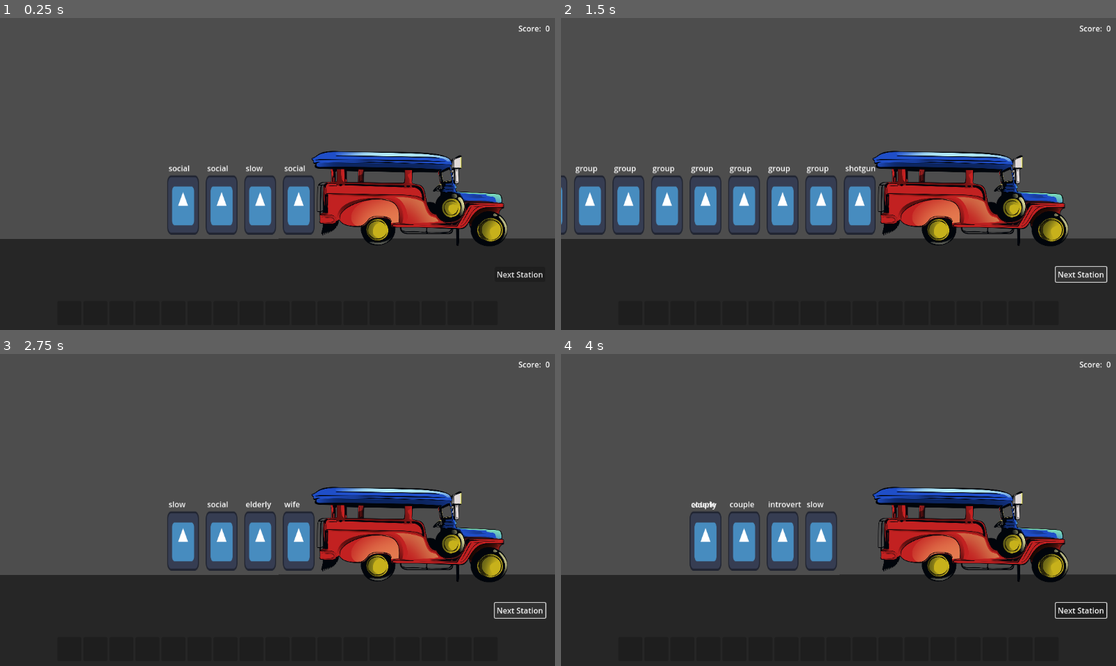
Above: before the commit, frames 1-4 (two rows, left to right).
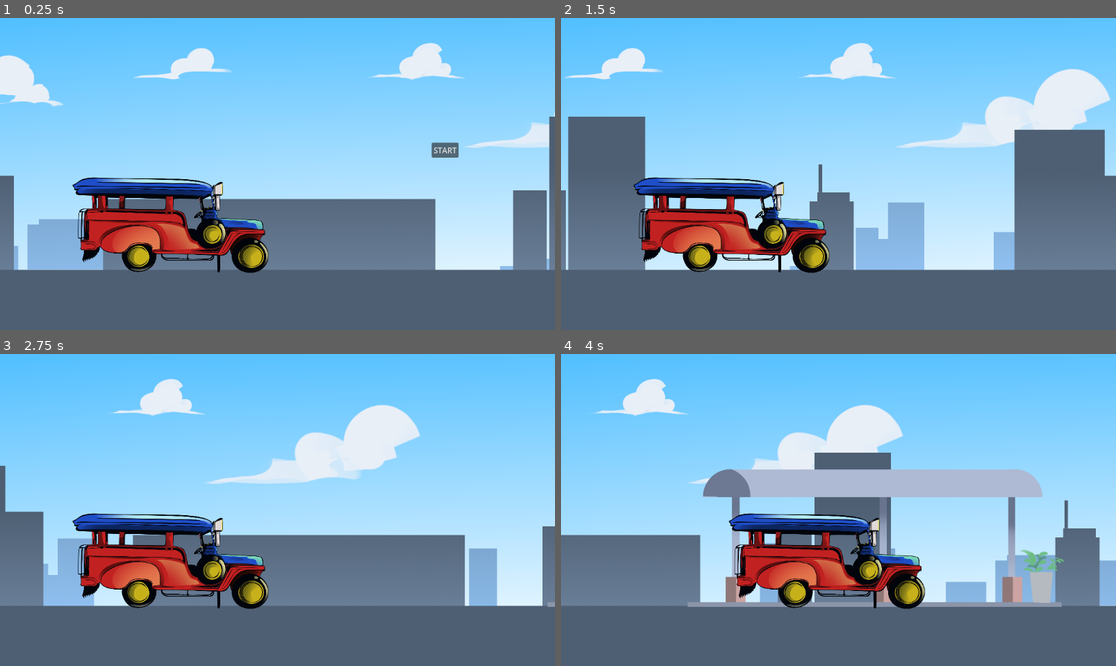
Above: after the commit, the same moments.

Repository: blink-blink/LDM-54
Game: Godot game, scene res://Game.tscn
Same seed, same stepped clock (60 frames per second), same inputs: the game is played once before the commit and once after it. The engine's default icon, where the game draws it, is replaced by a stand-in: a white triangle on a blue panel in a dark square.
Inputs (mouse positions are in pixels of both pictures, inside the frame that each line leads up to):
- Up to frame 1 (0.25 s): no input
- Up to frame 2 (1.5 s): click (1005, 149) at 0.5 s, where only the run after the commit has a clickable "START"; click (1082, 273) at 1.25 s, where only the run before the commit has a clickable "Next Station"
- Up to frame 3 (2.75 s): click (521, 609) at 2 s, where only the run before the commit has a clickable "Next Station"
- Up to frame 4 (4 s): click (1082, 609) at 2.75 s, where only the run before the commit has a clickable "Next Station"; drag from (860, 541) to (705, 541) at 3.52 s

The runs differ from the first frame. In frame 1, 100% of the frame differs, in the area x 0-100%, y 0-100%; in frame 2, 100%; in frame 3, 100%; in frame 4, 100%.

Commit message:
added sprite animations, bug fixes, game over, mainmenu, ui

Diff:
--- /dev/null
+++ b/FloatingText.gd
@@ -0,0 +1,8 @@
+extends Node2D
+
+const Y_MOTION_MAX = 50
+var tween
+
+
+func spawn_text(s: String):
+	pass
--- a/Game.gd
+++ b/Game.gd
@@ -9,9 +9,25 @@
 
 @export var num_seats = 8
 @export var num_seats_front = 1
+@onready var station = $Station
 @onready var passengers = $WorldControl/Passengers
+@onready var jeepney = $Jeepney
 @onready var score_value_label = $Interface/MarginContainer/HBoxContainer/ScoreValueLabel
+@onready var hud = $Interface
+
+var base_quota = 100
+var quota_increment = 10
+var quota = 0
+var stations_total = 1
+var stations_till_quota = 0
 var score = 0
+
+var velocity_x = 0
+const MAX_VELOCTIY_X = 30
+var tween
+var j_tween
+var p_tween
+var s_tween
 
 static var PASSENGER_QUEUE_OFFSET = 80
 
@@ -117,7 +133,7 @@
 		passenger.global_position = passengers.global_position - Vector2(PASSENGER_QUEUE_OFFSET * passenger_queue.size(),0)
 		passenger.original_position = passenger.position
 		passenger_queue.append(passenger)
-		passenger.label.text = p
+		passenger.type_name = p
 		passenger.personality = passenger_type[p]["personality"]
 		passenger.location = passenger_type[p]["location"]
 		passenger.profit = passenger_type[p]["profit"]
@@ -131,39 +147,107 @@
 	return j
 
 func next_station():
-	#change bg
+	if not hud.is_visible():
+		hud.visible = true
+	if stations_till_quota <= 0:
+		stations_till_quota = stations_total
+		if quota > 0:
+			game_over()
+			return
+		quota = base_quota
+	else:
+		stations_till_quota -= 1
+
 	#repop passengers
 	update_seats()
 	clear_passengers()
 	populate_passengers(4)
 	#update score
-	pass
+
+func pre_next_station(is_start_game: bool):
+	for p in passenger_queue:
+		p.UI.visible = false
+
+	#animate jeep
+	if j_tween:
+		j_tween.kill()
+	j_tween = create_tween().set_trans(Tween.TRANS_SINE).set_ease(Tween.EASE_IN_OUT)
+	if is_start_game:
+		j_tween.tween_property(jeepney,"global_position",jeepney.global_position + Vector2(500,0),1).set_delay(3)
+	else:
+		j_tween.tween_property(jeepney,"global_position",jeepney.global_position - Vector2(500,0),1)
+		j_tween.tween_property(jeepney,"global_position",jeepney.global_position,1).set_delay(2)
+	#animate passengers
+	if p_tween:
+		p_tween.kill()
+	p_tween = create_tween().set_trans(Tween.TRANS_SINE).set_ease(Tween.EASE_IN_OUT)
+	p_tween.tween_property(passengers,"global_position",passengers.global_position - Vector2(680,0),1)
+	p_tween.tween_property(passengers,"global_position",passengers.global_position,1).set_delay(3)
+	#animate station
+	if s_tween:
+		s_tween.kill()
+	s_tween = create_tween().set_trans(Tween.TRANS_SINE).set_ease(Tween.EASE_IN_OUT)
+	s_tween.tween_property(station,"global_position",station.global_position - Vector2(900,0),1.4)
+	if is_start_game:
+		s_tween.tween_property(station,"visible",true,0)
+	s_tween.tween_property(station,"global_position",station.global_position + Vector2(1100,0),0)
+	s_tween.tween_property(station,"global_position",station.global_position,2).set_delay(0.6)
+	#animate world
+	if tween:
+		tween.kill()
+	tween = create_tween().set_trans(Tween.TRANS_LINEAR).set_ease(Tween.EASE_IN)
+	tween.tween_property(self,"velocity_x",MAX_VELOCTIY_X,1)
+	tween.tween_property(self,"velocity_x",0,2).set_delay(1)
+	tween.tween_callback(next_station)
 
 func update_seats():
 	for s in left_seats:
 		s.on_next_station()
+	for s in right_seats:
+		s.on_next_station()
+	for s in front_seats:
+		s.on_next_station()
 
 
 func update_score(s):
-	score_value_label.text = str(score + s)
+	quota -= s
+	score += s
+	score_value_label.text = str(score)
 
 func game_over():
-	pass
+	game_over_ui.visible = true
+	hud.visible = false
 
 func _ready():
-#	#test
-#	var passenger: Passenger = $WorldControl/Passengers/Passenger
-#	var passenger2: Passenger = $WorldControl/Passengers/Passenger2
-#	#var passenger3: Passenger = $WorldControl/Passengers/Passenger3
-#	var passenger4: Passenger = $WorldControl/Passengers/Passenger4
-#
-#	passenger.add_to_new_passenger_group()
-#	passenger2.add_to_passenger_group(0)
-#	#passenger3.add_to_passenger_group(0)
-#
-#	passenger4.location = passenger_location.LAST
-	populate_passengers(4)
-
+	on_game_start()
+
+@onready var main_menu = $MainMenu
+@onready var game_over_ui = $GameOver
+
+func on_game_start():
+	main_menu.visible = true
+	hud.visible = false
+
+	velocity_x = MAX_VELOCTIY_X
+	jeepney.global_position = jeepney.global_position - Vector2(500,0)
+	station.visible = false
 
 func _on_button_pressed():
-	next_station()
+	if p_tween:
+		if p_tween.is_running():
+			return
+	pre_next_station(false)
+
+
+func _on_start_game_pressed():
+	main_menu.visible = false
+	pre_next_station(true)
+
+
+func _on_restart_button_pressed():
+	game_over_ui.visible = false
+	pre_next_station(false)
+
+
+func _on_quit_button_pressed():
+	get_tree().quit()
--- a/Game.tscn
+++ b/Game.tscn
@@ -1,28 +1,83 @@
-[gd_scene load_steps=6 format=3 uid="uid://bysj3d8bi03f3"]
+[gd_scene load_steps=15 format=3 uid="uid://bysj3d8bi03f3"]
 
 [ext_resource type="Script" path="res://Game.gd" id="1_mv8fg"]
 [ext_resource type="Texture2D" uid="uid://cmjlwsnkmd8k8" path="res://replacethiswithnoncopyrightedart.png" id="1_tc6ct"]
 [ext_resource type="Script" path="res://WorldControl.gd" id="2_4xnv1"]
+[ext_resource type="Texture2D" uid="uid://dpw2ydh53y6pa" path="res://Assets/Background/CityScapeParallax_Layer4.png" id="2_aqrel"]
+[ext_resource type="Script" path="res://ParallaxBackground.gd" id="2_u6okd"]
+[ext_resource type="Texture2D" uid="uid://ch0gh7u885sk0" path="res://Assets/Background/CityScapeParallax_Layer3.png" id="3_e7b12"]
+[ext_resource type="Texture2D" uid="uid://blchys1e6ge6k" path="res://Assets/Background/CityScapeParallax_Layer2.png" id="4_jbide"]
 [ext_resource type="PackedScene" uid="uid://bk3arvvm1m2w5" path="res://passenger.tscn" id="4_slanw"]
 [ext_resource type="Script" path="res://SeatsHContainer.gd" id="5_3c8ts"]
+[ext_resource type="Texture2D" uid="uid://hu8mwljn0qv3" path="res://Assets/Background/CityScapeParallax_Layer1.png" id="5_nvbgo"]
+[ext_resource type="Texture2D" uid="uid://bo4njjrwujl52" path="res://Assets/station.png" id="7_m3dno"]
+[ext_resource type="FontFile" uid="uid://l0heglvifqok" path="res://Assets/Fonts/BadComic-Regular.ttf" id="11_soau4"]
+
+[sub_resource type="Gradient" id="Gradient_ohnid"]
+colors = PackedColorArray(1, 1, 1, 1, 0.18, 0.699333, 1, 1)
+
+[sub_resource type="GradientTexture1D" id="GradientTexture1D_50y2x"]
+gradient = SubResource("Gradient_ohnid")
 
 [node name="World" type="CanvasLayer"]
 script = ExtResource("1_mv8fg")
 
 [node name="ParallaxBackground" type="ParallaxBackground" parent="."]
-
-[node name="Layer1" type="ParallaxBackground" parent="ParallaxBackground"]
-
-[node name="Polygon2D" type="Polygon2D" parent="ParallaxBackground/Layer1"]
-position = Vector2(0.00604486, 4.63638)
-scale = Vector2(1.00086, 0.989899)
-color = Color(0.14902, 0.14902, 0.14902, 1)
-polygon = PackedVector2Array(-2, 459, 1154, 457.99, 1154, 650.939, -7, 657)
-
-[node name="Layer2" type="ParallaxBackground" parent="ParallaxBackground"]
+script = ExtResource("2_u6okd")
+
+[node name="Layer5" type="ParallaxLayer" parent="ParallaxBackground"]
+motion_scale = Vector2(0, 0)
+
+[node name="Polygon2D" type="Polygon2D" parent="ParallaxBackground/Layer5"]
+position = Vector2(110, 662)
+rotation = -1.56755
+scale = Vector2(0.657156, 1.38561)
+texture = SubResource("GradientTexture1D_50y2x")
+polygon = PackedVector2Array(-101, 840, 1270, 840, 1262, -114, -103, -116)
+uv = PackedVector2Array(-27.5363, 842.029, 249.275, 839.13, 260.87, -115.942, 5.79712, -108.696)
+
+[node name="Layer4" type="ParallaxLayer" parent="ParallaxBackground"]
+motion_scale = Vector2(0.12, 0.12)
+motion_mirroring = Vector2(2304, 0)
+
+[node name="Sprite2D" type="Sprite2D" parent="ParallaxBackground/Layer4"]
+position = Vector2(576, 324)
+scale = Vector2(0.45, 0.45)
+texture = ExtResource("2_aqrel")
+
+[node name="Layer3" type="ParallaxLayer" parent="ParallaxBackground"]
+motion_scale = Vector2(0.25, 0.25)
+motion_mirroring = Vector2(2304, 0)
+
+[node name="Sprite2D" type="Sprite2D" parent="ParallaxBackground/Layer3"]
+position = Vector2(576, 324)
+scale = Vector2(0.45, 0.45)
+texture = ExtResource("3_e7b12")
+
+[node name="Layer2" type="ParallaxLayer" parent="ParallaxBackground"]
+motion_scale = Vector2(0.5, 0.5)
+motion_mirroring = Vector2(2304, 0)
+
+[node name="Sprite2D" type="Sprite2D" parent="ParallaxBackground/Layer2"]
+position = Vector2(576, 324)
+scale = Vector2(0.45, 0.45)
+texture = ExtResource("4_jbide")
+
+[node name="Layer1" type="ParallaxLayer" parent="ParallaxBackground"]
+motion_mirroring = Vector2(2304, 0)
+
+[node name="Road" type="Sprite2D" parent="ParallaxBackground/Layer1"]
+position = Vector2(576, 324)
+scale = Vector2(0.45, 0.45)
+texture = ExtResource("5_nvbgo")
+
+[node name="Station" type="Sprite2D" parent="."]
+position = Vector2(450, 368)
+scale = Vector2(0.436113, 0.436113)
+texture = ExtResource("7_m3dno")
 
 [node name="Jeepney" type="Sprite2D" parent="."]
-position = Vector2(850, 375)
+position = Vector2(854, 430.125)
 scale = Vector2(0.300835, 0.300835)
 texture = ExtResource("1_tc6ct")
 flip_h = true
@@ -34,7 +89,7 @@
 script = ExtResource("2_4xnv1")
 
 [node name="Passengers" type="Marker2D" parent="WorldControl"]
-position = Vector2(620, 388.308)
+position = Vector2(624, 443.433)
 
 [node name="Passenger" parent="WorldControl/Passengers" instance=ExtResource("4_slanw")]
 visible = false
@@ -51,17 +106,68 @@
 visible = false
 position = Vector2(-244, 0)
 
-[node name="Interface" type="Control" parent="."]
-layout_mode = 3
+[node name="GameOver" type="CanvasLayer" parent="."]
+visible = false
+
+[node name="PanelContainer" type="PanelContainer" parent="GameOver"]
 anchors_preset = 15
 anchor_right = 1.0
 anchor_bottom = 1.0
 grow_horizontal = 2
 grow_vertical = 2
-mouse_filter = 1
+
+[node name="MarginContainer" type="MarginContainer" parent="GameOver/PanelContainer"]
+layout_mode = 2
+theme_override_constants/margin_top = 100
+
+[node name="VBoxContainer" type="VBoxContainer" parent="GameOver/PanelContainer/MarginContainer"]
+layout_mode = 2
+size_flags_horizontal = 4
+theme_override_constants/separation = 40
+
+[node name="GameOverLabel" type="Label" parent="GameOver/PanelContainer/MarginContainer/VBoxContainer"]
+layout_mode = 2
+theme_override_fonts/font = ExtResource("11_soau4")
+theme_override_font_sizes/font_size = 40
+text = "GAME OVER"
+
+[node name="RestartButton" type="Button" parent="GameOver/PanelContainer/MarginContainer/VBoxContainer"]
+layout_mode = 2
+text = "Restart
+"
+
+[node name="QuitButton" type="Button" parent="GameOver/PanelContainer/MarginContainer/VBoxContainer"]
+layout_mode = 2
+text = "Quit"
+
+[node name="MainMenu" type="CanvasLayer" parent="."]
+
+[node name="MarginContainer" type="MarginContainer" parent="MainMenu"]
+anchors_preset = 6
+anchor_left = 1.0
+anchor_top = 0.5
+anchor_right = 1.0
+anchor_bottom = 0.5
+offset_left = -56.0
+offset_top = -17.5
+offset_bottom = 17.5
+grow_horizontal = 0
+grow_vertical = 2
+theme_override_constants/margin_right = 200
+theme_override_constants/margin_bottom = 100
+
+[node name="VBoxContainer" type="VBoxContainer" parent="MainMenu/MarginContainer"]
+layout_mode = 2
+size_flags_horizontal = 4
+
+[node name="StartGame" type="Button" parent="MainMenu/MarginContainer/VBoxContainer"]
+layout_mode = 2
+text = "START"
+
+[node name="Interface" type="CanvasLayer" parent="."]
+visible = false
 
 [node name="MarginContainer" type="MarginContainer" parent="Interface"]
-layout_mode = 1
 anchors_preset = 1
 anchor_left = 1.0
 anchor_right = 1.0
@@ -83,7 +189,6 @@
 text = "0"
 
 [node name="MarginContainer2" type="MarginContainer" parent="Interface"]
-layout_mode = 1
 anchors_preset = 12
 anchor_top = 1.0
 anchor_right = 1.0
@@ -110,7 +215,6 @@
 alignment = 1
 
 [node name="MarginContainer3" type="MarginContainer" parent="Interface"]
-layout_mode = 1
 anchors_preset = 3
 anchor_left = 1.0
 anchor_top = 1.0
@@ -121,7 +225,7 @@
 grow_horizontal = 0
 grow_vertical = 0
 theme_override_constants/margin_right = 20
-theme_override_constants/margin_bottom = 100
+theme_override_constants/margin_bottom = 80
 
 [node name="Button" type="Button" parent="Interface/MarginContainer3"]
 layout_mode = 2
@@ -129,4 +233,8 @@
 
 [node name="Timer" type="Timer" parent="."]
 
+[connection signal="pressed" from="GameOver/PanelContainer/MarginContainer/VBoxContainer/RestartButton" to="." method="_on_restart_button_pressed"]
+[connection signal="pressed" from="GameOver/PanelContainer/MarginContainer/VBoxContainer/QuitButton" to="." method="_on_quit_button_pressed"]
+[connection signal="pressed" from="MainMenu/MarginContainer/VBoxContainer/StartGame" to="." method="_on_start_game_pressed"]
+[connection signal="pressed" from="MainMenu/MarginContainer/VBoxContainer/StartGame" to="ParallaxBackground" method="_on_start_game_pressed"]
 [connection signal="pressed" from="Interface/MarginContainer3/Button" to="." method="_on_button_pressed"]
--- /dev/null
+++ b/ParallaxBackground.gd
@@ -0,0 +1,7 @@
+extends ParallaxBackground
+
+var velocity_x = 20
+@onready var world = $".."
+
+func _physics_process(delta):
+	scroll_offset -= Vector2(world.velocity_x,0)
--- a/Passenger.gd
+++ b/Passenger.gd
@@ -4,7 +4,8 @@
 @onready var original_position: Vector2 = position
 @onready var  WorldControl: Control = $"../.."
 @onready var world = get_node("../../..")
-@onready var label = $Label
+@onready var UI = $UI
+@onready var label = $UI/TypeLabel
 
 static var GROUP_OFFSET_ON_DRAG = 20
 
@@ -19,6 +20,8 @@
 var number_of_stops = 2
 var adj_count = 0
 var is_seated: bool = false
+var type_name: String
+var tooltip_info: String
 
 func _input(event):
 	#on mouse release
@@ -59,10 +62,12 @@
 	global_position = get_global_mouse_position()
 
 func on_drop():
+	UI.visible = false
 	is_seated = true
 	visible = false
 
 func on_release():
+	UI.visible = true
 	selected = false
 	position = original_position
 	adj_count = 0
@@ -70,6 +75,7 @@
 func _on_area_2d_input_event(viewport, event, shape_idx):
 	if event is InputEventMouseButton and event.button_index == MOUSE_BUTTON_LEFT:
 		if event.pressed:
+			UI.visible = false
 			var g = find_passenger_group()
 			if g:
 				print("passenger in group:", world.passenger_groups.find(g))
@@ -79,3 +85,26 @@
 				selected = true
 
 			WorldControl.force_drag(self, null)
+
+
+@onready var tooltip = $UI/Tootip
+@onready var tooltip_button = $UI/TooltipButton
+
+func _on_area_2d_mouse_entered():
+	label.visible = true
+	label.text = type_name
+	tooltip_button.visible = true
+
+func _on_area_2d_mouse_exited():
+	label.visible = false
+	tooltip_button.visible = false
+
+func _on_tooltip_button_pressed():
+	tooltip.visible = true
+	label.visible = false
+	tooltip_button.visible = false
+	var type_name_label = $UI/Tootip/PanelContainer/MarginContainer/VBoxContainer/TypeName
+	type_name_label.text = type_name
+
+func _on_tooltip_exit_button_pressed():
+	tooltip.visible = false
--- a/Seat.gd
+++ b/Seat.gd
@@ -20,13 +20,7 @@
 			var j = g.find(passenger)
 			var k = g.find(dragged_passenger)
 
-			var s
-			if self in world.left_seats:
-				s = world.left_seats
-			elif self in world.right_seats:
-				s = world.right_seats
-			else:
-				s = world.front_seats
+			var s = get_seat_group()
 
 			i = s.find(self)
 			s[i - (j - k)].update_on_drag_seat(passenger)
@@ -48,13 +42,7 @@
 	var g = dropped_passenger.find_passenger_group()
 	var returng = true
 
-	var s
-	if self in world.left_seats:
-		s = world.left_seats
-	elif self in world.right_seats:
-		s = world.right_seats
-	else:
-		s = world.front_seats
+	var s = get_seat_group()
 	var i = s.find(self)
 
 	if g:
@@ -99,6 +87,7 @@
 	#adj check
 	if adj_l:
 		if adj_l.personality == world.passenger_personality.INTROVERT and adj_l.adj_count >= 1:
+#			print("introvert on left has two adj")
 			return false
 	if adj_r:
 		if adj_r.personality == world.passenger_personality.INTROVERT and adj_r.adj_count >= 1:
@@ -110,6 +99,14 @@
 		return false
 
 	return returng && true
+
+func get_seat_group():
+	if self in world.left_seats:
+		return world.left_seats
+	elif self in world.right_seats:
+		return world.right_seats
+	else:
+		return world.front_seats
 
 func is_seatable(seats: Array,j,k):
 	var i
@@ -163,6 +160,7 @@
 		passenger.number_of_stops -= 1
 		if passenger.number_of_stops <= 0:
 			world.update_score(passenger.profit)
+			is_locked = false
 			passenger.queue_free()
 			passenger = null
 			texture = null
--- a/passenger.tscn
+++ b/passenger.tscn
@@ -1,10 +1,14 @@
-[gd_scene load_steps=4 format=3 uid="uid://bk3arvvm1m2w5"]
+[gd_scene load_steps=8 format=3 uid="uid://bk3arvvm1m2w5"]
 
 [ext_resource type="Script" path="res://Passenger.gd" id="1_t15ly"]
 [ext_resource type="Texture2D" uid="uid://cvblofrg1k1wn" path="res://icon.svg" id="2_4ednp"]
+[ext_resource type="Texture2D" uid="uid://bwj3ihernixvp" path="res://Assets/Icons/TooltipNormal.png" id="3_jsljp"]
+[ext_resource type="Texture2D" uid="uid://btg3kubvta0oj" path="res://Assets/Icons/TooltipHover.png" id="4_num14"]
+[ext_resource type="Texture2D" uid="uid://dnntmot6orild" path="res://Assets/Icons/TooltipExitNormal.png" id="5_7ey2q"]
+[ext_resource type="Texture2D" uid="uid://b66fxutw265i8" path="res://Assets/Icons/TooltipExitHover.png" id="6_q21dk"]
 
 [sub_resource type="RectangleShape2D" id="RectangleShape2D_05ep4"]
-size = Vector2(63, 120)
+size = Vector2(65, 121.692)
 
 [node name="Passenger" type="Node2D"]
 script = ExtResource("1_t15ly")
@@ -16,14 +20,78 @@
 [node name="Area2D" type="Area2D" parent="."]
 
 [node name="CollisionShape2D" type="CollisionShape2D" parent="Area2D"]
-position = Vector2(-0.5, 0.692017)
+position = Vector2(0.5, -0.153992)
 shape = SubResource("RectangleShape2D_05ep4")
 
-[node name="Label" type="Label" parent="."]
+[node name="UI" type="Control" parent="."]
+layout_mode = 3
+anchors_preset = 0
+
+[node name="TypeLabel" type="Label" parent="UI"]
+visible = false
 offset_left = -30.0
 offset_top = -88.0
 offset_right = 29.0
 offset_bottom = -62.0
 text = "Normal"
+horizontal_alignment = 1
+
+[node name="TooltipButton" type="TextureButton" parent="UI"]
+visible = false
+offset_left = -51.0
+offset_top = -71.0
+offset_right = -18.0
+offset_bottom = -41.0
+texture_normal = ExtResource("3_jsljp")
+texture_hover = ExtResource("4_num14")
+ignore_texture_size = true
+stretch_mode = 0
+
+[node name="Tootip" type="Control" parent="UI"]
+visible = false
+layout_mode = 3
+anchors_preset = 0
+offset_right = 40.0
+offset_bottom = 40.0
+
+[node name="PanelContainer" type="PanelContainer" parent="UI/Tootip"]
+offset_left = -81.0
+offset_top = -127.0
+offset_right = 80.0
+offset_bottom = -65.0
+
+[node name="MarginContainer" type="MarginContainer" parent="UI/Tootip/PanelContainer"]
+layout_mode = 2
+theme_override_constants/margin_left = 5
+theme_override_constants/margin_top = 5
+theme_override_constants/margin_right = 5
+theme_override_constants/margin_bottom = 5
+
+[node name="VBoxContainer" type="VBoxContainer" parent="UI/Tootip/PanelContainer/MarginContainer"]
+layout_mode = 2
+
+[node name="TypeName" type="Label" parent="UI/Tootip/PanelContainer/MarginContainer/VBoxContainer"]
+layout_mode = 2
+theme_override_font_sizes/font_size = 10
+text = "Normal"
+
+[node name="TypeInfo" type="Label" parent="UI/Tootip/PanelContainer/MarginContainer/VBoxContainer"]
+layout_mode = 2
+theme_override_font_sizes/font_size = 10
+text = "Can be placed anywhere. 10 profit"
+
+[node name="TooltipExitButton" type="TextureButton" parent="UI/Tootip"]
+offset_left = 75.0
+offset_top = -137.0
+offset_right = 101.0
+offset_bottom = -109.0
+texture_normal = ExtResource("5_7ey2q")
+texture_hover = ExtResource("6_q21dk")
+ignore_texture_size = true
+stretch_mode = 0
 
 [connection signal="input_event" from="Area2D" to="." method="_on_area_2d_input_event"]
+[connection signal="mouse_entered" from="Area2D" to="." method="_on_area_2d_mouse_entered"]
+[connection signal="mouse_exited" from="Area2D" to="." method="_on_area_2d_mouse_exited"]
+[connection signal="pressed" from="UI/TooltipButton" to="." method="_on_tooltip_button_pressed"]
+[connection signal="pressed" from="UI/Tootip/TooltipExitButton" to="." method="_on_tooltip_exit_button_pressed"]
--- a/project.godot
+++ b/project.godot
@@ -15,6 +15,10 @@
 config/features=PackedStringArray("4.1", "GL Compatibility")
 config/icon="res://icon.svg"
 
+[display]
+
+window/size/resizable=false
+
 [rendering]
 
 renderer/rendering_method="gl_compatibility"
Binary file added: Assets/Background/CityScapeParallax_Layer1.png
Not shown, added: Assets/Background/CityScapeParallax_Layer1.png.import
Binary file added: Assets/Background/CityScapeParallax_Layer2.png
Not shown, added: Assets/Background/CityScapeParallax_Layer2.png.import
Binary file added: Assets/Background/CityScapeParallax_Layer3.png
Not shown, added: Assets/Background/CityScapeParallax_Layer3.png.import
Binary file added: Assets/Background/CityScapeParallax_Layer4.png
Not shown, added: Assets/Background/CityScapeParallax_Layer4.png.import
Binary file added: Assets/Fonts/BadComic-Regular.ttf
Not shown, added: Assets/Fonts/BadComic-Regular.ttf.import
Not shown, added: Assets/Icons/NewCanvas7.png.import
Binary file added: Assets/Icons/TooltipExitHover.png
(and 9 more such lines)
